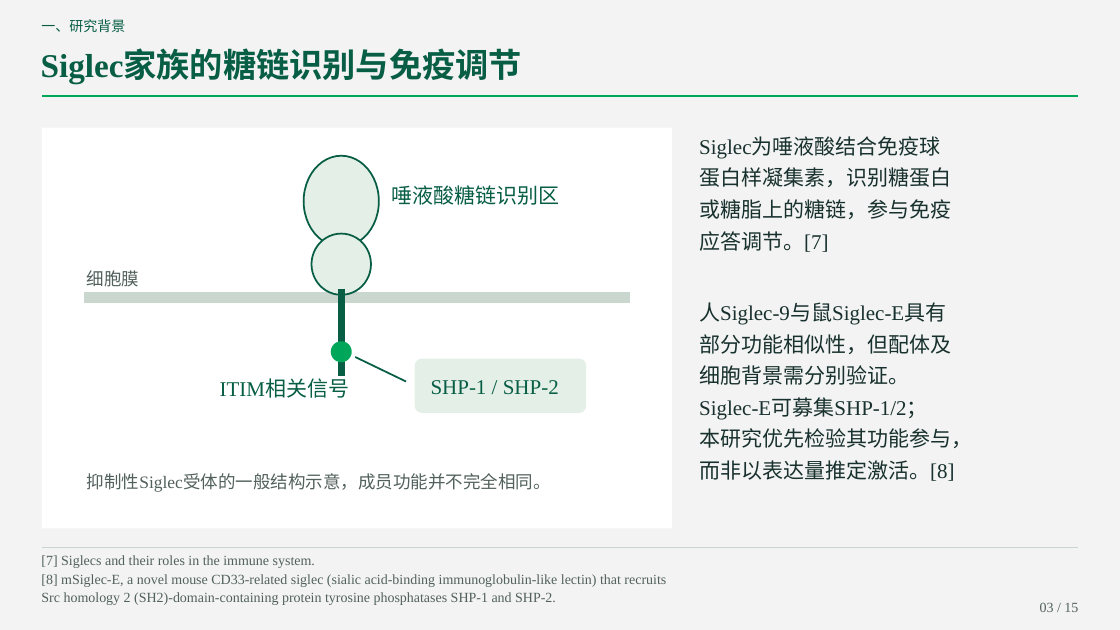
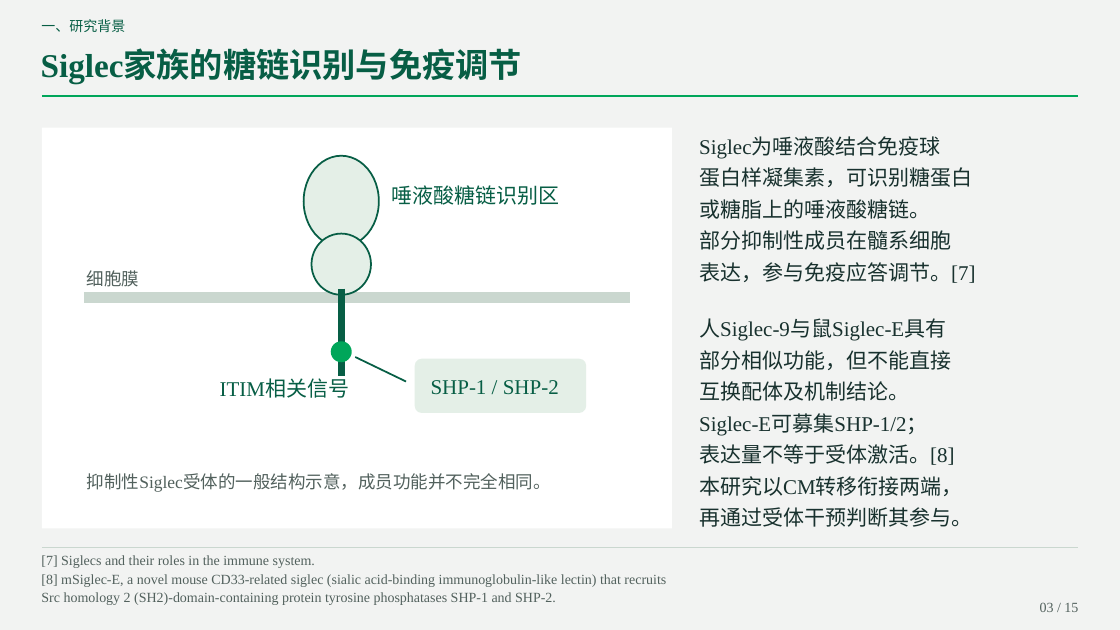
Before and after one commit to lizizhizhi-ai/111111, a slide deck: slide 3 of DSG2_Siglec_journal.pptx. Drawn at 1120x630 pixels with LibreOffice and Linux fonts; fonts in the diff are those of the drawing. Boxes give left, top, right and bottom in pixels: in the first picture for what was removed or moved away, otherwise in the second. Text is boxed around its words. In the diff, an @@ line names an element or a change of style, - is before the commit and + after.

```diff
--- a/DSG2_Siglec_journal.pptx
+++ b/DSG2_Siglec_journal.pptx
@@ text at [699,138,975,283]: text changed @@
-Siglec为唾液酸结合免疫球
-蛋白样凝集素，识别糖蛋白
-或糖脂上的糖链，参与免疫
-应答调节。[7]
+Siglec为唾液酸结合免疫球
+蛋白样凝集素，可识别糖蛋白
+或糖脂上的唾液酸糖链。
+部分抑制性成员在髓系细胞
+表达，参与免疫应答调节。[7]
@@ text at [699,318,972,527]: text changed @@
-人Siglec-9与鼠Siglec-E具有
-部分功能相似性，但配体及
-细胞背景需分别验证。
-Siglec-E可募集SHP-1/2；
-本研究优先检验其功能参与，
-而非以表达量推定激活。[8]
+人Siglec-9与鼠Siglec-E具有
+部分相似功能，但不能直接
+互换配体及机制结论。
+Siglec-E可募集SHP-1/2；
+表达量不等于受体激活。[8]
+本研究以CM转移衔接两端，
+再通过受体干预判断其参与。
```
Also in this commit, not shown: 13 other slides changed, 2 other files.
